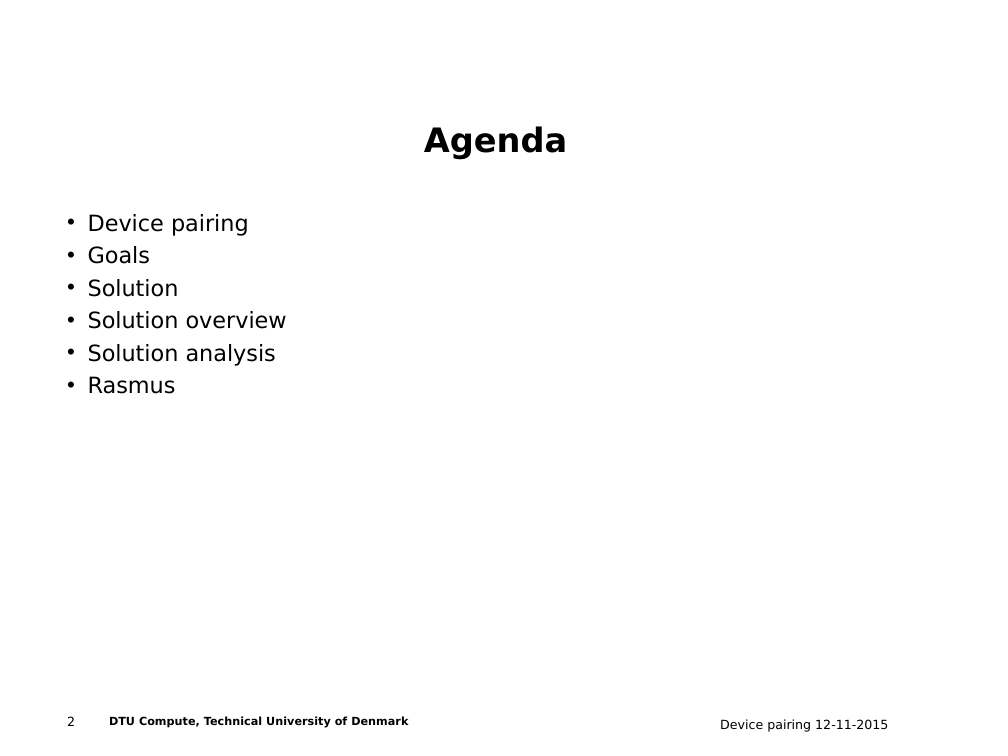
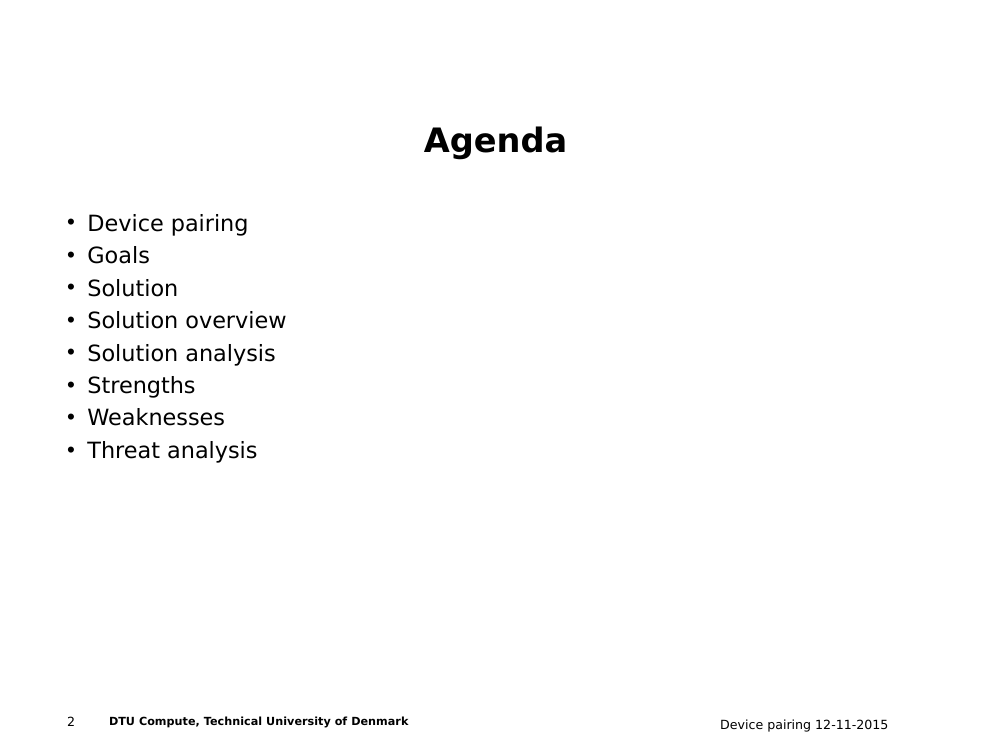
Before and after one commit to ttsoftware/applied-cryptography, a slide deck: slide 2 of Audio-based Out of Band Channel key exchange.ppt. Drawn at 1008x756 pixels with LibreOffice and Linux fonts; fonts in the diff are those of the drawing; background and template pictures are left out. Boxes give left, top, right and bottom in pixels: in the first picture for what was removed or moved away, otherwise in the second. Text is boxed around its words. In the diff, an @@ line names an element or a change of style, - is before the commit and + after.

```diff
--- a/Audio-based Out of Band Channel key exchange.ppt
+++ b/Audio-based Out of Band Channel key exchange.ppt
@@ text at [87,376,257,463]: text changed @@
-• Rasmus
+• Strengths
+• Weaknesses
+• Threat analysis
```
Also in this commit, not shown: 5 other slides changed.
